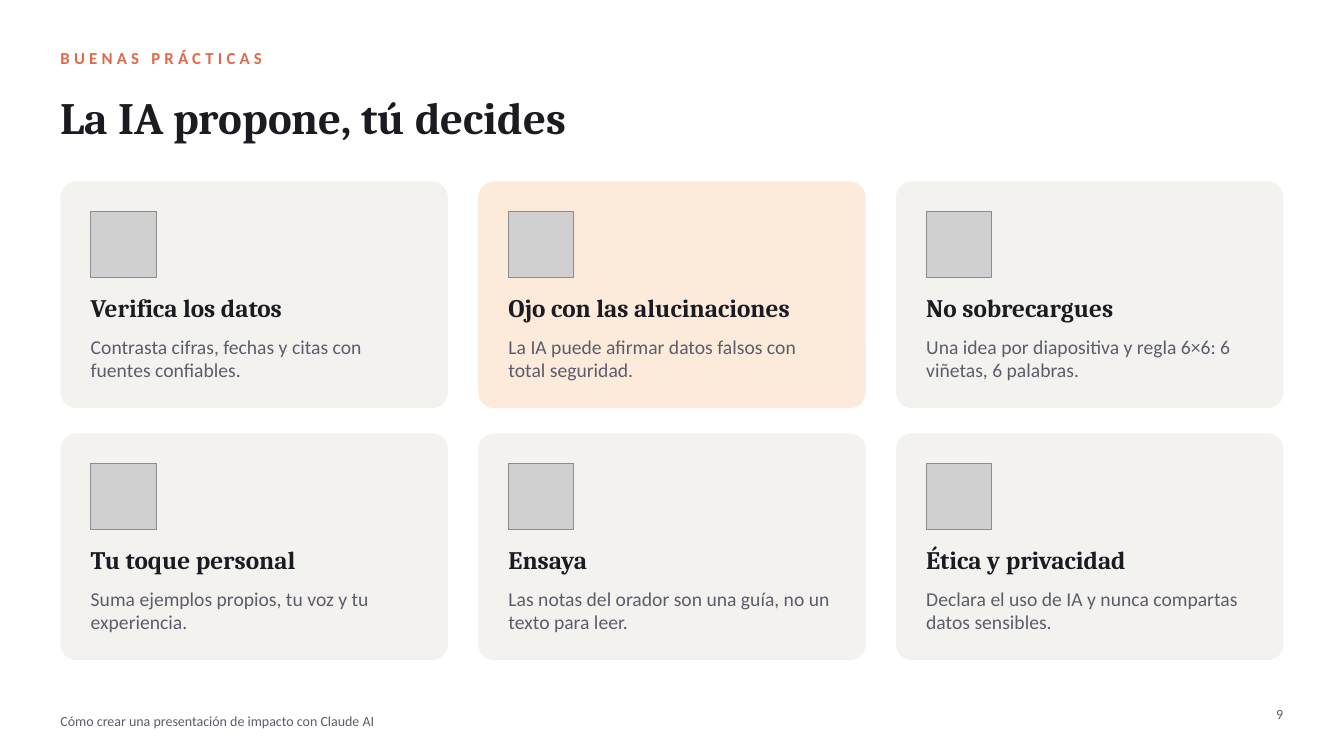
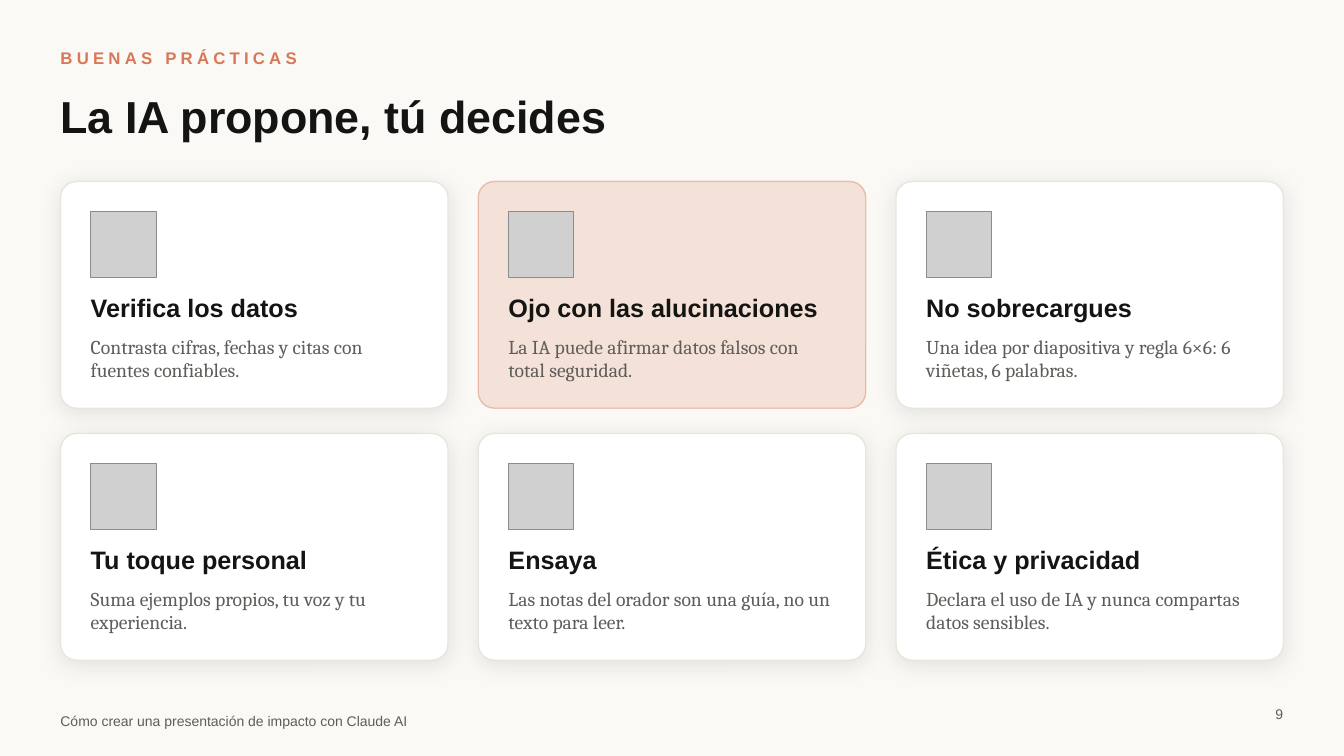
Before and after one commit to giovannych2006-netizen/expedientemed-descargas, a slide deck: slide 9 of Presentacion_Claude_AI.pptx. Drawn at 1344x756 pixels with LibreOffice and Linux fonts; fonts in the diff are those of the drawing; grey boxes stand for pictures. Boxes give left, top, right and bottom in pixels: in the first picture for what was removed or moved away, otherwise in the second. Text is boxed around its words. In the diff, an @@ line names an element or a change of style, - is before the commit and + after.

```diff
--- a/Presentacion_Claude_AI.pptx
+++ b/Presentacion_Claude_AI.pptx
@@ background #FFFFFF to #FAF9F5 @@
@@ text "BUENAS PRÁCTICAS" at <box>60,50,296,64</box>: font Calibri to Arial, text colour #E0694A to #D97757 @@
@@ font Cambria to Arial, text colour #1B1B22 to #141413 in 7 elements at <box>91,298,298,318</box>, <box>508,298,818,323</box>, <box>926,298,1132,323</box>, <box>91,550,307,575</box>, <box>508,551,596,575</box>, <box>926,549,1140,575</box>, <box>60,100,606,142</box> @@
@@ rounded rectangle at <box>478,181,865,408</box>: fill #F2A65A at 22% opacity to #D97757 at 18% opacity; outline none to #D97757 1 pt @@
@@ fill #F4F2EF to #FFFFFF; outline none to #E8E6DC 1 pt; shadow on in 5 elements at <box>60,181,448,408</box>, <box>896,181,1284,408</box>, <box>60,434,448,660</box>, <box>478,434,865,660</box>, <box>896,434,1284,660</box> @@
@@ font Calibri to Cambria, text colour #5C5C6B to #5E5D59 in 6 elements at <box>91,340,363,377</box>, <box>508,340,799,381</box>, <box>926,340,1230,381</box>, <box>91,592,366,633</box>, <box>508,592,830,633</box>, <box>926,592,1240,629</box> @@
@@ text "Cómo crear una presentación de ..." at <box>60,715,407,729</box>: font Calibri to Arial, text colour #5C5C6B to #5E5D59 @@
@@ page number at <box>1275,709,1283,719</box>: font Calibri to Arial, text colour #5C5C6B to #5E5D59 @@
```
Also in this commit, not shown: 8 other slides changed, 1 slide added, 1 slide removed, 7 other files.
